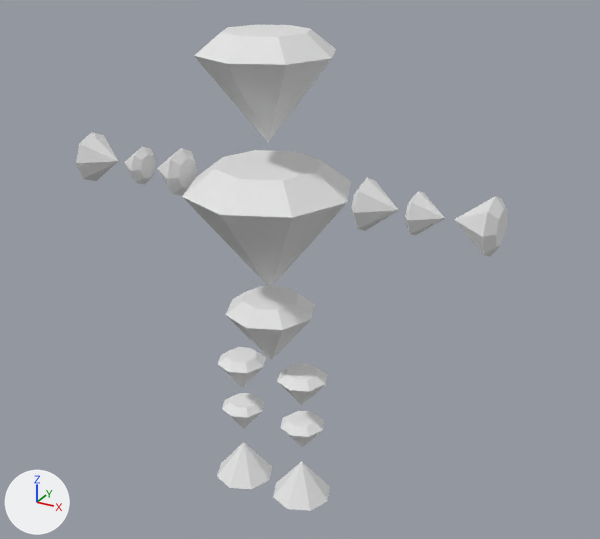
What one commit did to the Blender file character.blend.
Rendered twice from a 50 mm camera at (8.49, -14.1, 12.99) aimed at (0.54, 0.35, 5.76). The axes (+X, +Y, +Z) are drawn at lower left. The lights are the same throughout.

Before the edit, the objects in view are built like this:
```python
ob_foot = bpy.data.objects.new('Foot', me_cone_005)
ob_foot.location = (0.8, -0.03, 0.14)
ob_forearm = bpy.data.objects.new('Forearm', me_cone_007)
ob_forearm.location = (3.24, 0.01, 7.63)
ob_forelag = bpy.data.objects.new('Forelag', me_cone_004)
ob_forelag.location = (0.8, 0.0, 2.12)
ob_hand = bpy.data.objects.new('Hand', me_cone_008)
ob_hand.location = (4.76, 0.01, 7.63)
ob_head = bpy.data.objects.new('Head', me_cone_001)
ob_head.location = (0.0, 0.0, 10.46)
ob_pelvis = bpy.data.objects.new('Pelvis', me_cone_009)
ob_pelvis.location = (0.0, 0.0, 4.89)
ob_thigh = bpy.data.objects.new('Thigh', me_cone_003)
ob_thigh.location = (0.8, 0.0, 3.34)
ob_torso = bpy.data.objects.new('Torso', me_cone_002)
ob_torso.location = (0.0, 0.0, 7.3)
ob_upper_arm = bpy.data.objects.new('Upper arm', me_cone_006)
ob_upper_arm.location = (2.17, 0.01, 7.63)
```
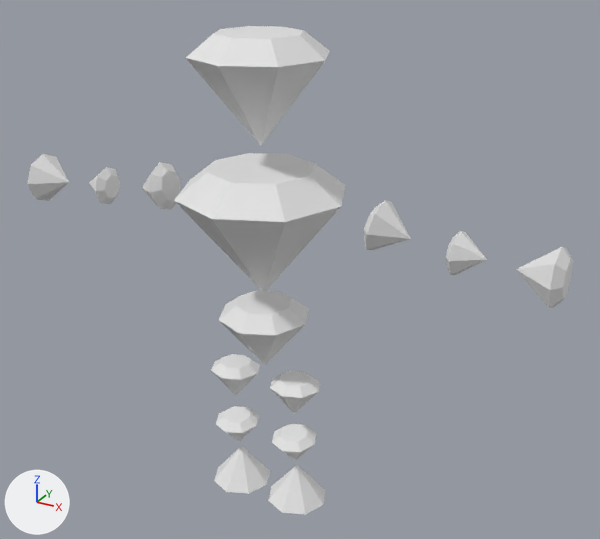
Location of each change, (x1, y1, x2, y2) in pixels of the pictures (600 x 539 px):
'Torso', moved
    before: (182, 150, 351, 288)
    after: (174, 153, 345, 292)
'Head', moved
    before: (194, 25, 336, 142)
    after: (186, 26, 330, 145)
'Hand', moved
    before: (76, 132, 508, 256)
    after: (27, 154, 573, 308)
'Pelvis', moved
    before: (226, 286, 315, 360)
    after: (219, 290, 309, 365)
'Upper arm', moved, turned
    before: (157, 148, 398, 231)
    after: (142, 162, 411, 250)
'Foot', moved
    before: (217, 442, 330, 511)
    after: (214, 446, 325, 514)
'Forearm', moved
    before: (124, 146, 445, 235)
    after: (89, 167, 487, 275)
'Thigh', moved, turned
    before: (218, 347, 327, 406)
    after: (211, 354, 320, 414)
'Forelag', moved, turned
    before: (222, 393, 324, 448)
    after: (216, 406, 316, 460)

The edits, one by one:
Object 'Head' (ob_head) moves from (0.0, 0.0, 10.46) to (0.0, -0.27, 10.46).
Object 'Torso' (ob_torso) moves from (0.0, 0.0, 7.3) to (0.0, -0.27, 7.3).
Object 'Thigh' (ob_thigh) moves from (0.8, 0.0, 3.34) to (0.78, -0.3, 3.31).
Object 'Thigh' (ob_thigh) turns from (0, 0, 0) to (-2.9, 0, 0) degrees about x, y and z.
Object 'Forelag' (ob_forelag) moves from (0.8, 0.0, 2.12) to (0.76, -0.32, 1.92).
Object 'Forelag' (ob_forelag) turns from (0, 0, 0) to (4.1, 0, 0) degrees about x, y and z.
Object 'Foot' (ob_foot) moves from (0.8, -0.03, 0.14) to (0.76, -0.19, 0.14).
Object 'Upper arm' (ob_upper_arm) moves from (2.17, 0.01, 7.63) to (2.53, -0.15, 7.31).
Object 'Upper arm' (ob_upper_arm) turns from (0, 0, 0) to (0, 12, -1) degrees about x, y and z.
Object 'Forearm' (ob_forearm) moves from (3.24, 0.01, 7.63) to (4.16, -0.19, 7.07).
Object 'Hand' (ob_hand) moves from (4.76, 0.01, 7.63) to (6.07, -0.29, 7.01).
Object 'Pelvis' (ob_pelvis) moves from (0.0, 0.0, 4.89) to (0.0, -0.28, 4.89).
